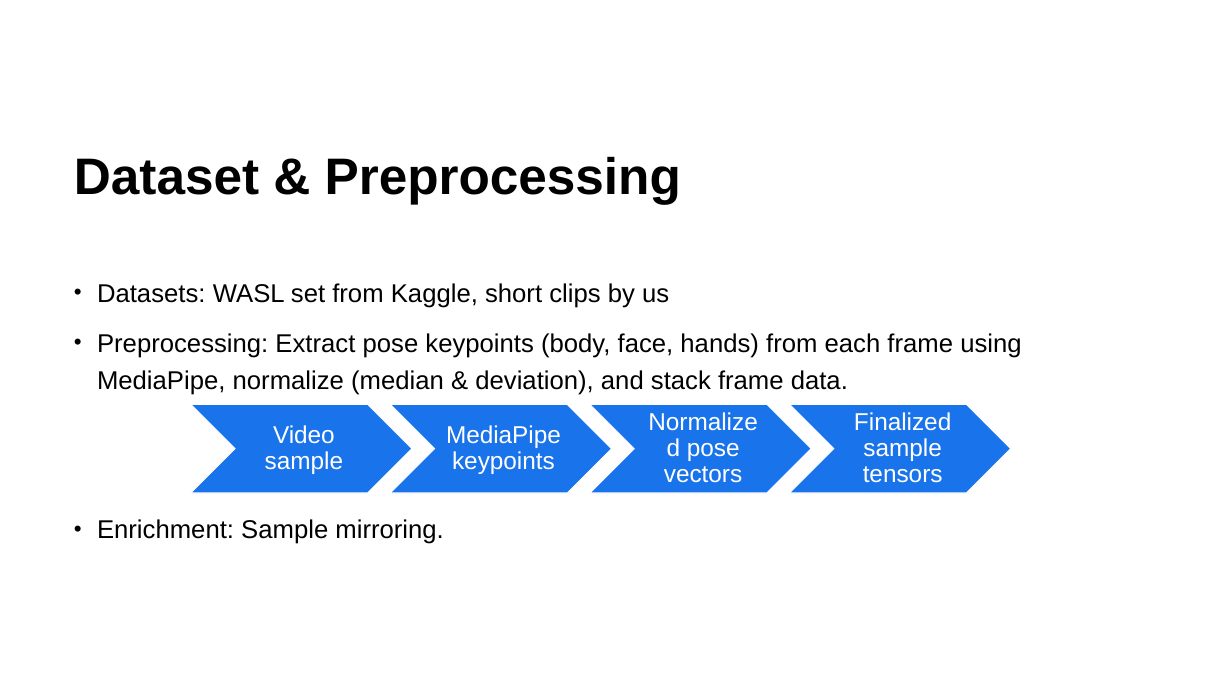
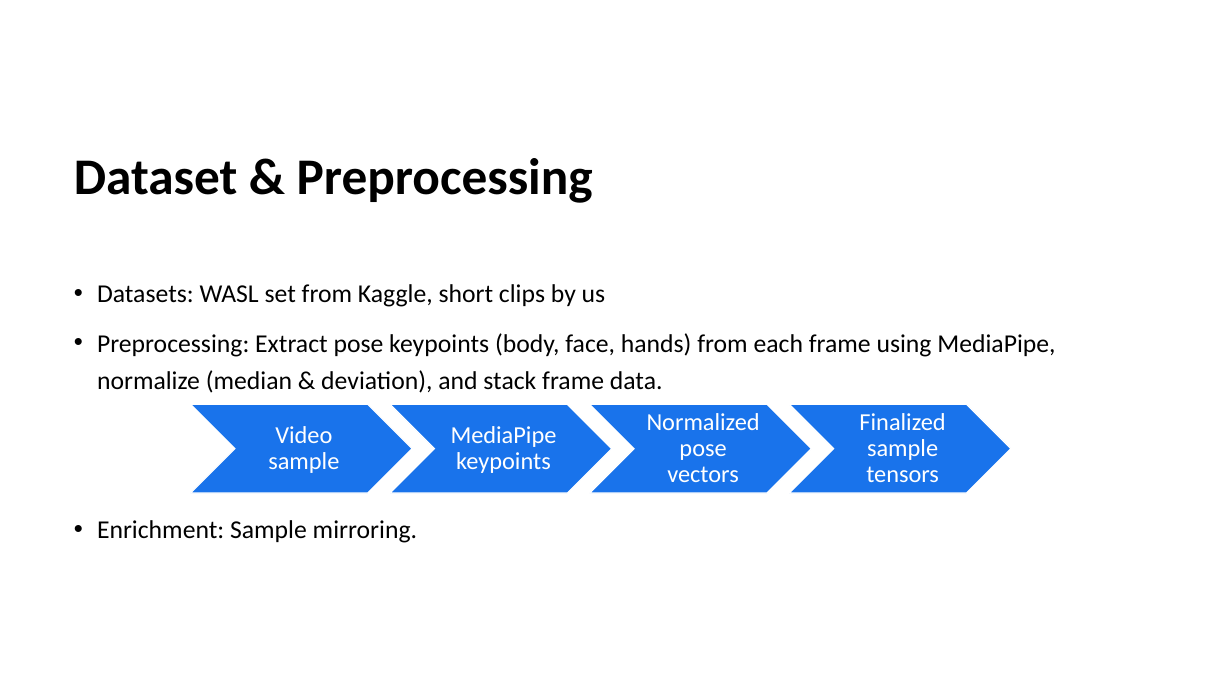
Before and after one commit to ellahazelbar/DeepWS, a slide deck: slide 3 of ASL translator.pptx. Drawn at 1232x693 pixels with LibreOffice and Linux fonts; fonts in the diff are those of the drawing; background and template pictures are left out. Boxes give left, top, right and bottom in pixels: in the first picture for what was removed or moved away, otherwise in the second. Text is boxed around its words. In the diff, an @@ line names an element or a change of style, - is before the commit and + after.

```diff
--- a/ASL translator.pptx
+++ b/ASL translator.pptx
@@ title "Dataset & Preprocessing" at (74, 158, 593, 203): font Arial to Calibri @@
@@ proportions changed in 4 elements at (190, 405, 412, 494), (390, 405, 612, 494), (590, 405, 811, 494), (789, 405, 1011, 494) @@
@@ font Arial to Calibri; less space between paragraphs in 5 elements at (97, 284, 1055, 543), (268, 426, 339, 473), (451, 426, 557, 473), (647, 413, 760, 482), (859, 413, 945, 482) @@
```
Also in this commit, not shown: 8 other slides changed, 5 other files.
